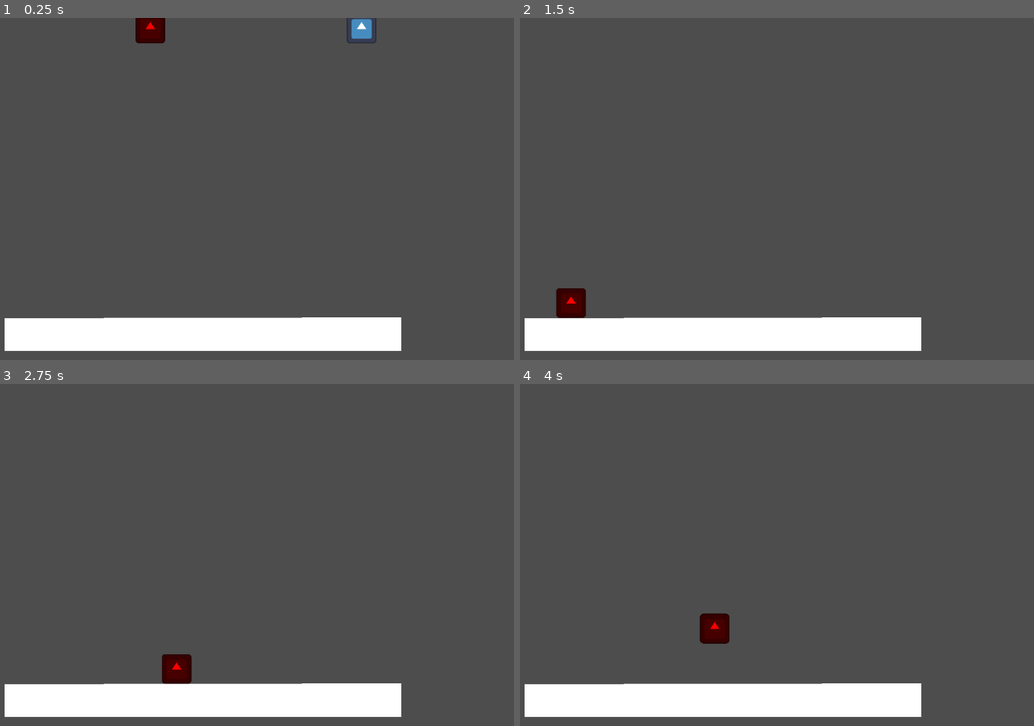
Above: before the commit, frames 1-4 (two rows, left to right).
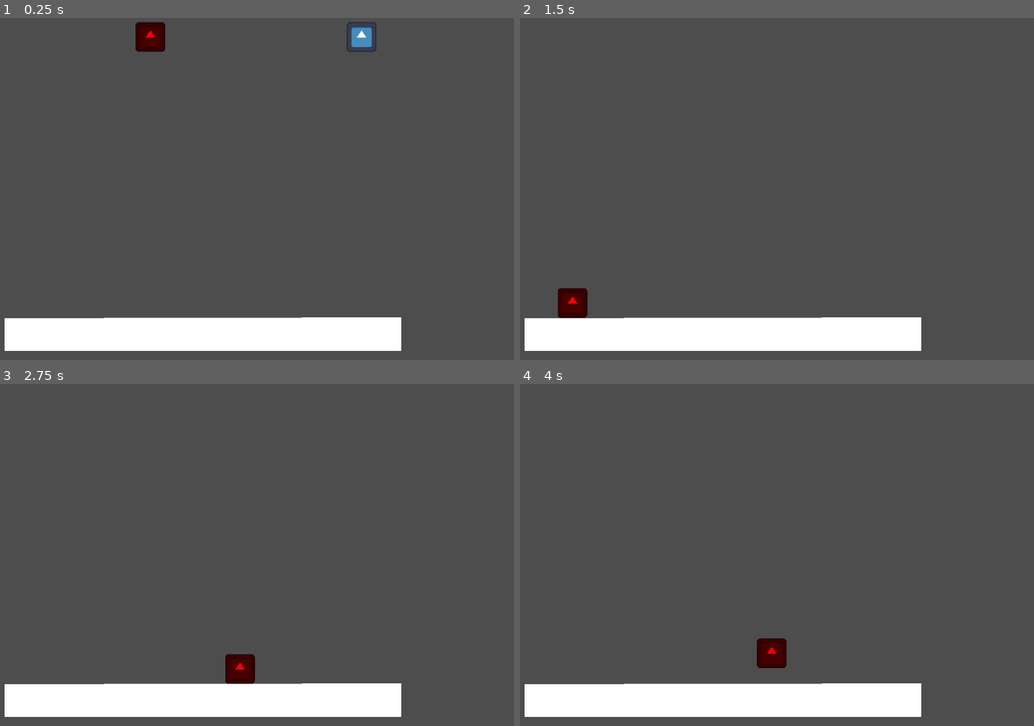
Above: after the commit, the same moments.

Repository: owenbadgley/Final-Project-Lit
Game: Godot game, scene res://node_2d.tscn
The game is run twice, just before and just after one commit, with the same random seed, the same clock (stepped at 60 frames per second) and the same inputs. The engine's default icon, where the game draws it, is replaced by a stand-in: a white triangle on a blue panel in a dark square.
Inputs:
- Up to frame 1 (0.25 s): no input
- Up to frame 2 (1.5 s): tap Enter (p2_blink, bound only after the commit) at 0.5 s; hold Down (p2_down) 0.53-1.28 s; hold D (p1_right) from 0.53 s (still down); tap W (p1_jump) at 0.77, 1.07 s; tap Left (p2_left) at 0.8, 1.35 s
- Up to frame 3 (2.75 s): tap W (p1_jump) at 1.52, 1.82 s; tap Right (p2_right) at 1.55 s; tap Space at 2 s; release D (p1_right) at 2.03 s; hold A (p1_left) from 2.03 s (still down); hold Right (p2_right) from 2.03 s (still down); tap Enter (p2_blink, bound only after the commit) at 2.3 s
- Up to frame 4 (4 s): release A (p1_left) at 2.78 s; release Right (p2_right) at 2.78 s; hold D (p1_right) from 2.78 s (still down); tap Enter (p2_blink, bound only after the commit) at 2.85, 3.5 s; tap W (p1_jump) at 3.02, 3.05, 3.32, 3.6, 3.77 s; hold Up (p2_jump) from 3.53 s (still down)

The runs differ from the first frame. In frame 1, 0.6% of the frame differs, in the area x 26-74%, y 0-10%; in frame 2, less than 0.1%; in frame 3, 1.0%; in frame 4, 1.0%, in the area x 34-52%, y 67-84%.

Commit message:
wrote dash

Diff:
--- /dev/null
+++ b/Player_1.gd
@@ -0,0 +1,57 @@
+extends CharacterBody2D
+
+var gravity = ProjectSettings.get_setting("physics/2d/default_gravity_vector")
+@export var speed = 400
+@export var jump_height = 1000
+@export var speed_limit = 500
+@export var horizontal_air_coeffecient = 0.8
+@export var friction = 0.2
+
+
+func _get_input():
+	if is_on_floor():
+		if Input.is_action_pressed("p1_left"):
+			velocity += Vector2(-speed, 0)
+		if Input.is_action_pressed("p1_right"):
+			velocity += Vector2(speed, 0)
+		if Input.is_action_just_pressed("p1_jump"):
+			velocity += Vector2(0, -jump_height)
+	if not is_on_floor():
+		if Input.is_action_pressed("p1_left"):
+			velocity += Vector2(-speed * horizontal_air_coeffecient, 0)
+		if Input.is_action_pressed("p1_right"):
+			velocity += Vector2(speed * horizontal_air_coeffecient, 0)
+
+
+func _apply_gravity():
+	if not is_on_floor():
+		velocity += gravity
+
+func _limit_speed():
+	if velocity.x > speed_limit:
+		velocity = Vector2(speed_limit, velocity.y)
+	if velocity.x < -speed_limit:
+		velocity = Vector2(-speed_limit, velocity.y)
+
+func _apply_friction():
+	if is_on_floor() and not (Input.is_action_pressed("p1_left") or Input.is_action_pressed("p1_right")):
+		velocity -= Vector2(velocity.x * friction, 0)
+		if abs(velocity.x) < 10:
+			velocity = Vector2(0, velocity.y)
+
+func _physics_process(delta):
+	_get_input()
+	_limit_speed()
+	_apply_friction()
+	_apply_gravity()
+	move_and_slide()
+
+
+# Called when the node enters the scene tree for the first time.
+func _ready():
+	pass # Replace with function body.
+
+
+# Called every frame. 'delta' is the elapsed time since the previous frame.
+func _process(delta):
+	pass
--- /dev/null
+++ b/Player_2.gd
@@ -0,0 +1,80 @@
+extends CharacterBody2D
+
+var gravity = ProjectSettings.get_setting("physics/2d/default_gravity_vector")
+@export var speed = 400
+@export var jump_height = 1000
+@export var speed_limit = 500
+@export var horizontal_air_coeffecient = 0.8
+@export var friction = 0.2
+@export var blink_distance = 1300
+@export var speed_limit_vert = 1200
+var blinking = -100
+
+
+func _get_input():
+	if is_on_floor():
+		if Input.is_action_pressed("p2_left"):
+			velocity += Vector2(-speed, 0)
+		if Input.is_action_pressed("p2_right"):
+			velocity += Vector2(speed, 0)
+		if Input.is_action_just_pressed("p2_jump"):
+			velocity += Vector2(0, -jump_height)
+	if not is_on_floor():
+		if Input.is_action_pressed("p2_left"):
+			velocity += Vector2(-speed * horizontal_air_coeffecient, 0)
+		if Input.is_action_pressed("p2_right"):
+			velocity += Vector2(speed * horizontal_air_coeffecient, 0)
+
+
+func _apply_gravity():
+	if not is_on_floor():
+		velocity += gravity
+
+func _limit_speed():
+	blinking -= 1
+	if blinking < 0:
+		if velocity.x > speed_limit:
+			velocity = Vector2(speed_limit, velocity.y)
+		if velocity.x < -speed_limit:
+			velocity = Vector2(-speed_limit, velocity.y)
+		if velocity.y > speed_limit_vert:
+			velocity = Vector2(velocity.x, velocity.y * 0.3)
+		if velocity.y < -speed_limit_vert:
+			velocity.y *= 0.1
+
+func _apply_friction():
+	if is_on_floor() and not (Input.is_action_pressed("p2_left") or Input.is_action_pressed("p2_right")):
+		velocity -= Vector2(velocity.x * friction, 0)
+		if abs(velocity.x) < 10:
+			velocity = Vector2(0, velocity.y)
+
+func _blink():
+	if (Input.is_action_just_pressed("p2_blink") and blinking < -35):
+		velocity = Vector2(0,0);
+		if Input.is_action_pressed("p2_left"):
+			velocity += Vector2(-blink_distance, 0)
+		if Input.is_action_pressed("p2_right"):
+			velocity += Vector2(blink_distance, 0)
+		if Input.is_action_pressed("p2_jump"):
+			velocity += Vector2(0, -blink_distance)
+		if Input.is_action_pressed("p2_down"):
+			velocity += Vector2(0, blink_distance)
+		blinking = 5
+
+func _physics_process(delta):
+	_get_input()
+	_limit_speed()
+	_apply_friction()
+	_apply_gravity()
+	_blink()
+	move_and_slide()
+
+
+# Called when the node enters the scene tree for the first time.
+func _ready():
+	pass # Replace with function body.
+
+
+# Called every frame. 'delta' is the elapsed time since the previous frame.
+func _process(delta):
+	pass
--- a/node_2d.tscn
+++ b/node_2d.tscn
@@ -1,8 +1,8 @@
 [gd_scene load_steps=7 format=3 uid="uid://b54caf5nrwikm"]
 
 [ext_resource type="Script" path="res://Floor.gd" id="1_laxst"]
-[ext_resource type="Script" path="res://PlayerTwo.gd" id="1_okc82"]
-[ext_resource type="Script" path="res://PlayerOne.gd" id="2_d4r6m"]
+[ext_resource type="Script" path="res://Player_1.gd" id="1_okc82"]
+[ext_resource type="Script" path="res://Player_2.gd" id="2_d4r6m"]
 [ext_resource type="Texture2D" uid="uid://cj8exyxfc03de" path="res://icon.svg" id="3_ig4ha"]
 
 [sub_resource type="RectangleShape2D" id="RectangleShape2D_s7hs3"]
@@ -12,19 +12,19 @@
 
 [node name="Node2D" type="Node2D"]
 
-[node name="Player2" type="CharacterBody2D" parent="."]
+[node name="Player1" type="CharacterBody2D" parent="."]
 position = Vector2(800, 0)
 script = ExtResource("1_okc82")
-speed = 150
+speed = 110
 jump_height = 300
 speed_limit = 300
-horizontal_air_coeffecient = 0.6
+friction = 0.4
 
-[node name="Sprite2D" type="Sprite2D" parent="Player2"]
+[node name="Sprite2D" type="Sprite2D" parent="Player1"]
 scale = Vector2(0.44, 0.44)
 texture = ExtResource("3_ig4ha")
 
-[node name="CollisionShape2D" type="CollisionShape2D" parent="Player2"]
+[node name="CollisionShape2D" type="CollisionShape2D" parent="Player1"]
 scale = Vector2(3, 3)
 shape = SubResource("RectangleShape2D_s7hs3")
 
@@ -38,19 +38,19 @@
 [node name="CollisionShape2D" type="CollisionShape2D" parent="Floor"]
 shape = SubResource("RectangleShape2D_067yg")
 
-[node name="Player1" type="CharacterBody2D" parent="."]
+[node name="Player2" type="CharacterBody2D" parent="."]
 position = Vector2(400, 0)
 script = ExtResource("2_d4r6m")
-speed = 150
+speed = 110
 jump_height = 300
 speed_limit = 300
-horizontal_air_coeffecient = 0.6
+friction = 0.4
 
-[node name="Sprite2D" type="Sprite2D" parent="Player1"]
+[node name="Sprite2D" type="Sprite2D" parent="Player2"]
 modulate = Color(1, 0, 0, 1)
 scale = Vector2(0.44, 0.44)
 texture = ExtResource("3_ig4ha")
 
-[node name="CollisionShape2D" type="CollisionShape2D" parent="Player1"]
+[node name="CollisionShape2D" type="CollisionShape2D" parent="Player2"]
 scale = Vector2(3, 3)
 shape = SubResource("RectangleShape2D_s7hs3")
--- a/project.godot
+++ b/project.godot
@@ -57,7 +57,12 @@
 "events": [Object(InputEventKey,"resource_local_to_scene":false,"resource_name":"","device":-1,"window_id":0,"alt_press …(182 unchanged characters)…
 ]
 }
+p2_blink={
+"deadzone": 0.5,
+"events": [Object(InputEventKey,"resource_local_to_scene":false,"resource_name":"","device":-1,"window_id":0,"alt_pressed":false,"shift_pressed":false,"ctrl_pressed":false,"meta_pressed":false,"pressed":false,"keycode":0,"physical_keycode":4194309,"key_label":0,"unicode":0,"echo":false,"script":null)
+]
+}
 
 [physics]
 
-2d/default_gravity_vector=Vector2(0, 10)
+2d/default_gravity_vector=Vector2(0, 18)
